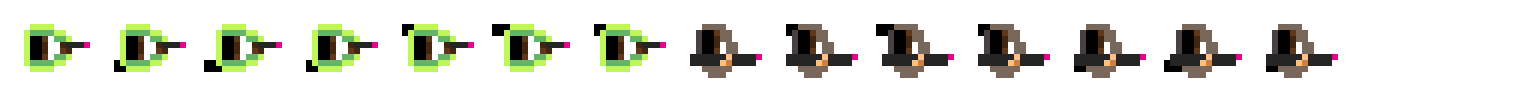
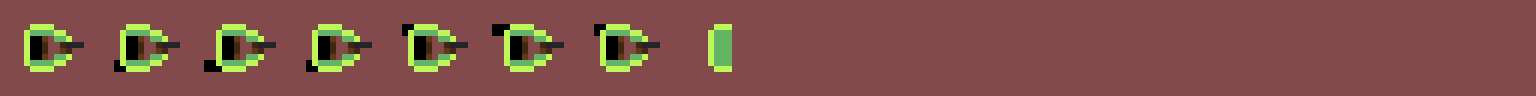
Comparing the layer stacks of the two 1536px x 96px images. Changes:
painted on "Layer 1" over <box>84,24,1338,78</box>
showed "Background" over <box>0,0,1536,96</box>
